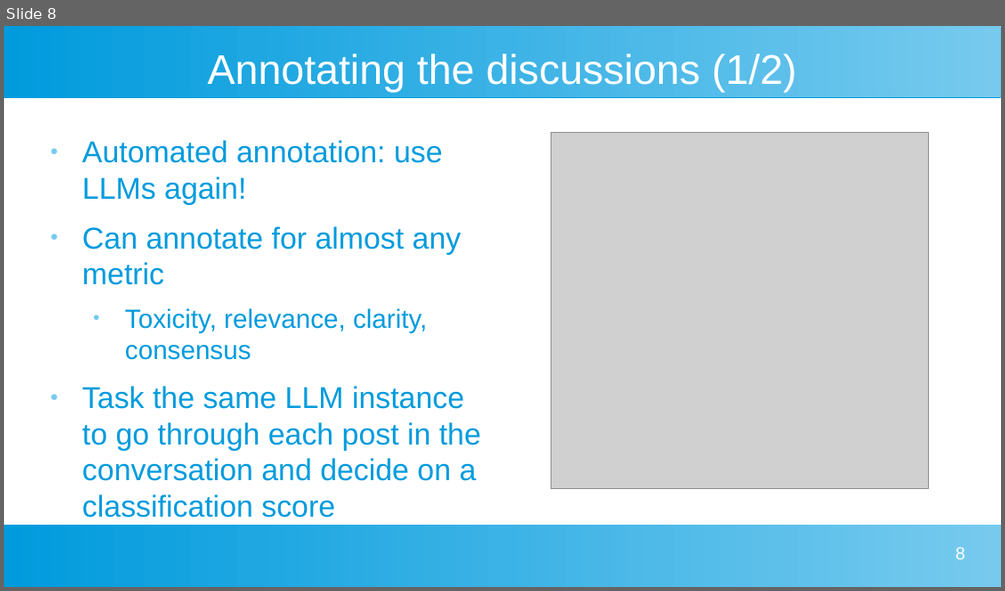
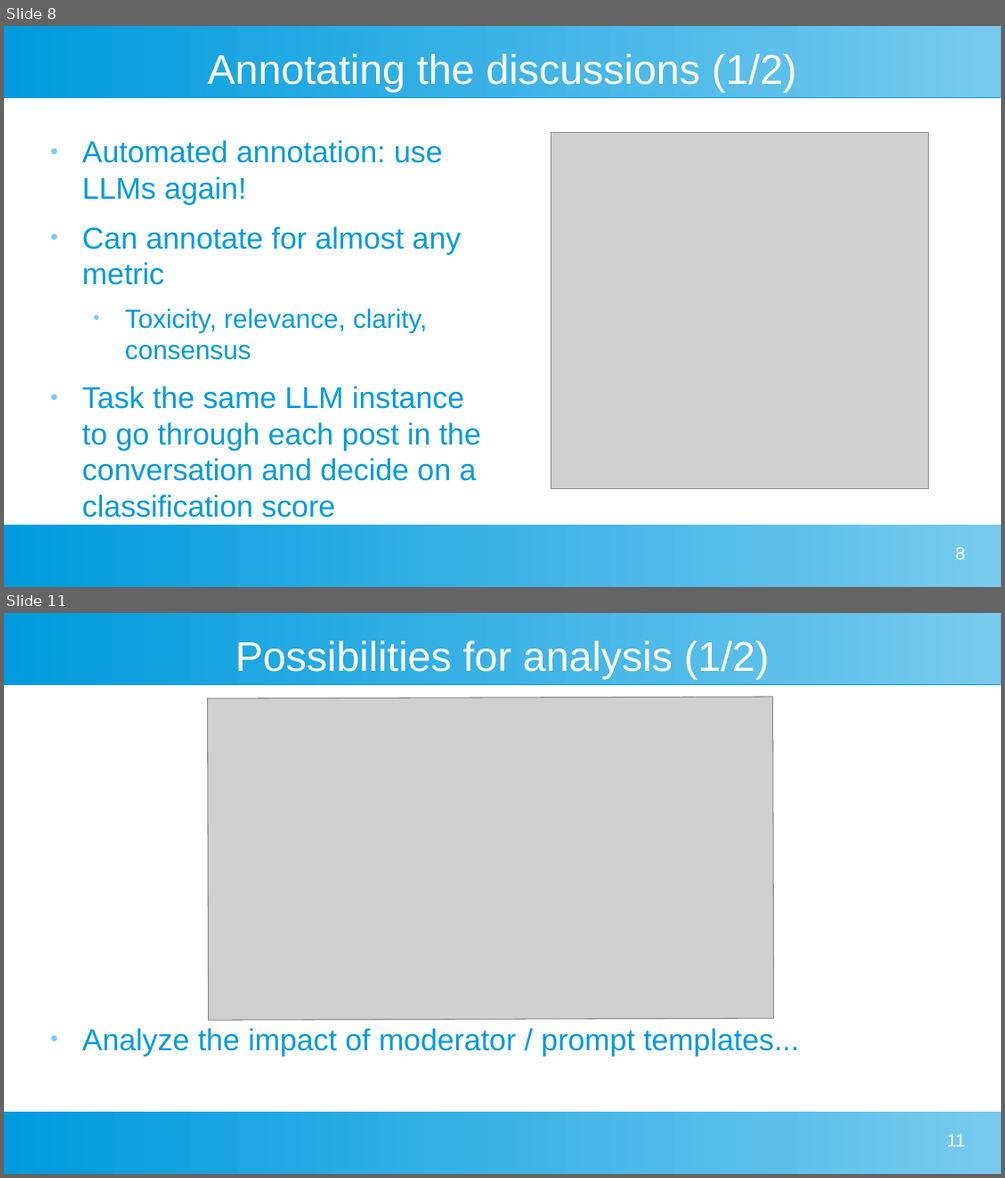
Before and after one commit to dimits-ts/llm_moderation_research, a slide deck: presentations/project_goals.odp. Shown one above the other, each under a label of ours: slide 8 before the commit, slides 8 and 11 after it; the slides between them are not shown. The pictures are 1005x591 and 1005x1178 pixels, drawn with LibreOffice and Linux fonts; fonts in the diff are those of the drawing; grey boxes stand for pictures. Boxes give left, top, right and bottom in pixels: in the first picture for what was removed or moved away, otherwise in the second. Text is boxed around its words. In the diff, an @@ line names an element or a change of style, - is before the commit and + after.

```diff
--- a/presentations/project_goals.odp
+++ b/presentations/project_goals.odp
@@ slide 11 added at (x1=4, y1=613, x2=1001, y2=1174), background #FFFFFF; not listed: 2 template elements that a slide beside it also shows @@
@@ title added at (x1=235, y1=641, x2=769, y2=679), 33 pt, text #FFFFFF @@
+Possibilities for analysis (1/2)
@@ picture added at (x1=208, y1=696, x2=775, y2=1020) @@
@@ text added at (x1=82, y1=1028, x2=799, y2=1055), 24 pt, text #009BDD @@
+● Analyze the impact of moderator / prompt templates...
@@ page number added at (x1=947, y1=1134, x2=965, y2=1146), 14 pt, text #FFFFFF @@
+11
```
Also in this commit, not shown: 2 slides changed, 7 other slides added, 3 slides removed, 2 other files.
